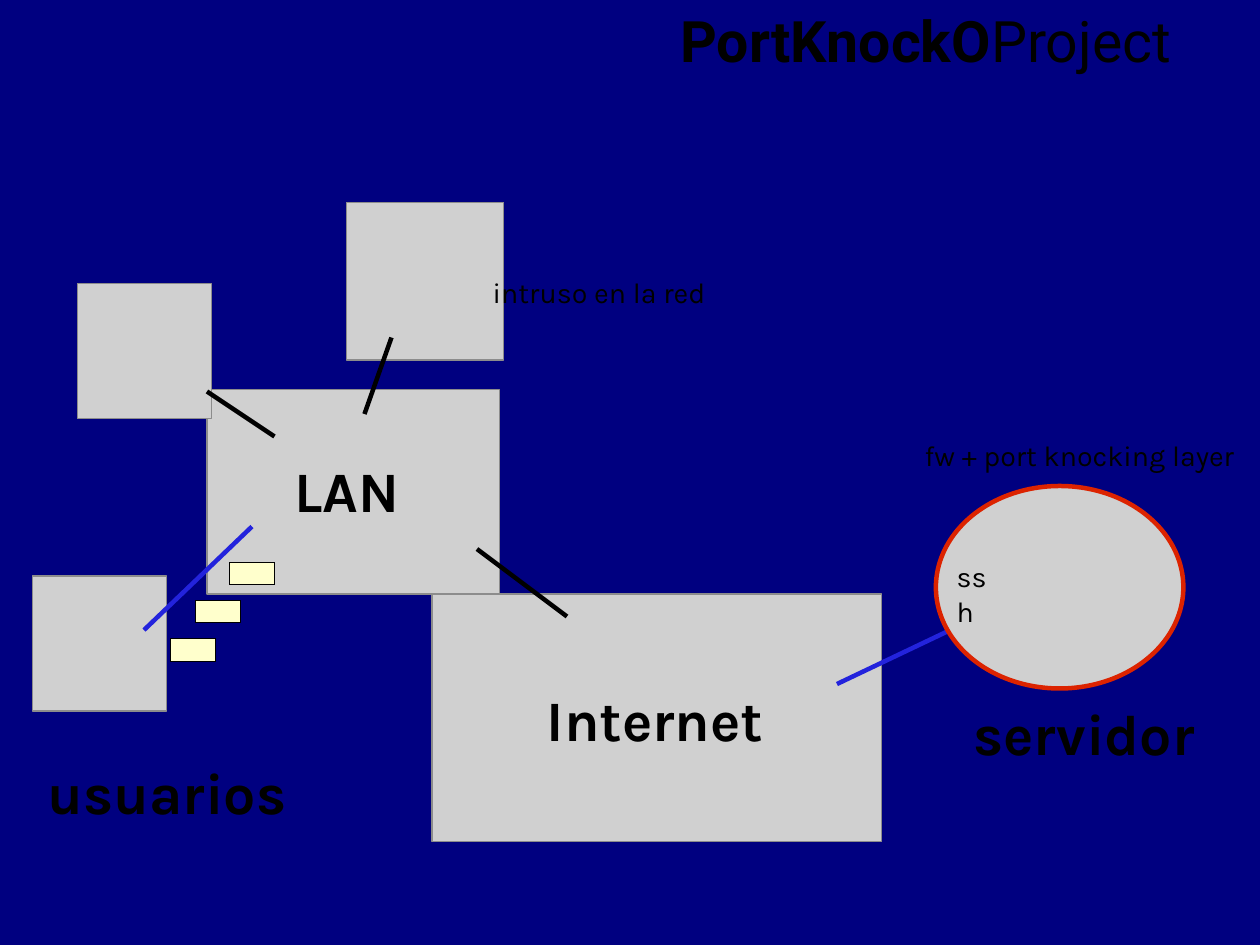
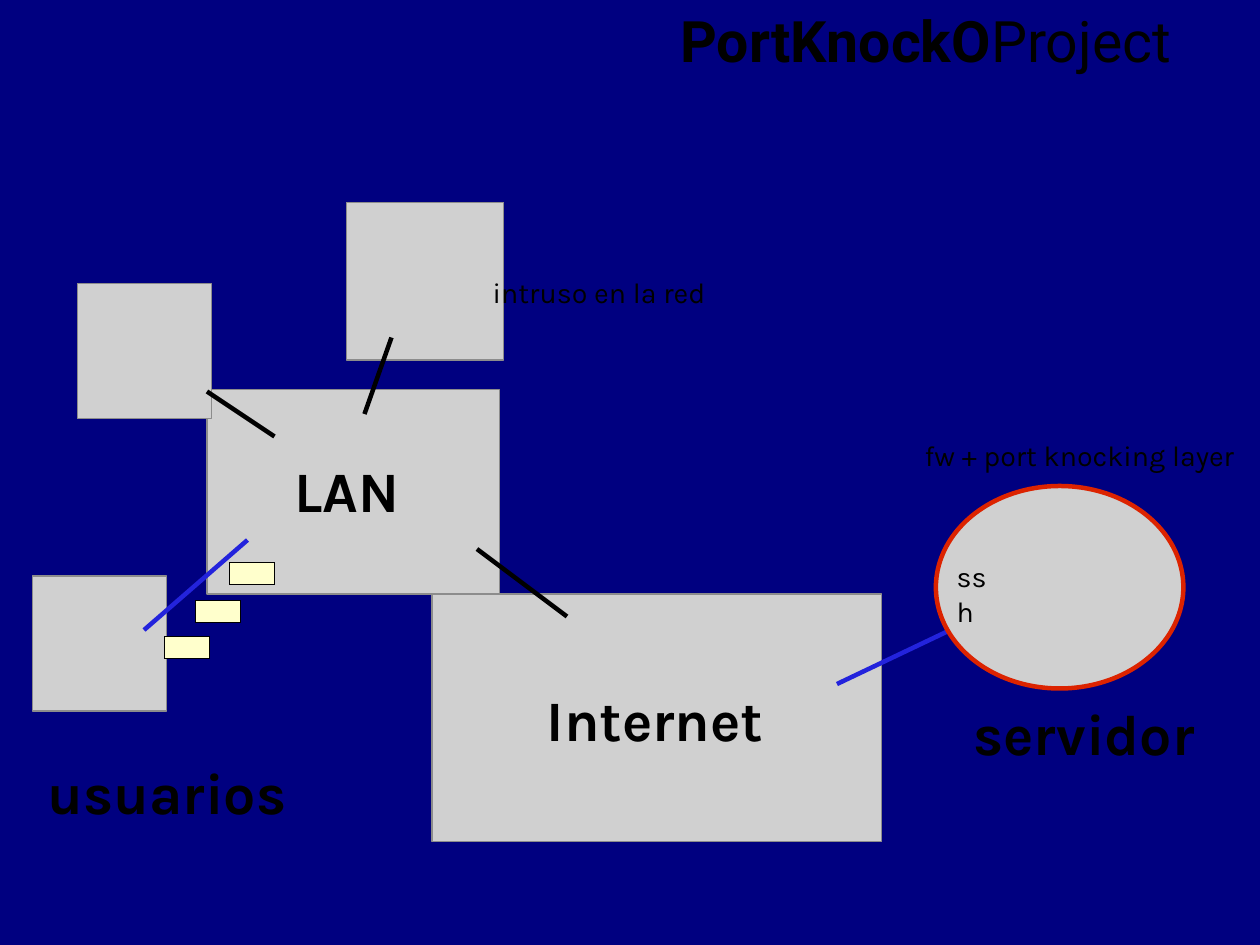
Before and after one commit to BackupTheBerlios/portknocko-svn, a slide deck: slide 9 of trunk/jornadas/jornadas.odp (slide 8 before the commit). Drawn at 1260x945 pixels with LibreOffice and Linux fonts; fonts in the diff are those of the drawing; grey boxes stand for pictures. Boxes give left, top, right and bottom in pixels: in the first picture for what was removed or moved away, otherwise in the second. Text is boxed around its words. In the diff, an @@ line names an element or a change of style, - is before the commit and + after.

```diff
--- a/trunk/jornadas/jornadas.odp
+++ b/trunk/jornadas/jornadas.odp
@@ line moved from (144, 630) - (252, 527) to (144, 630) - (248, 540) @@
@@ rectangle: place and size @@
-rectangle at [172,639,216,662]
+rectangle at [165,637,209,660]
```
Also in this commit, not shown: 9 other slides changed, 1 slide added.
